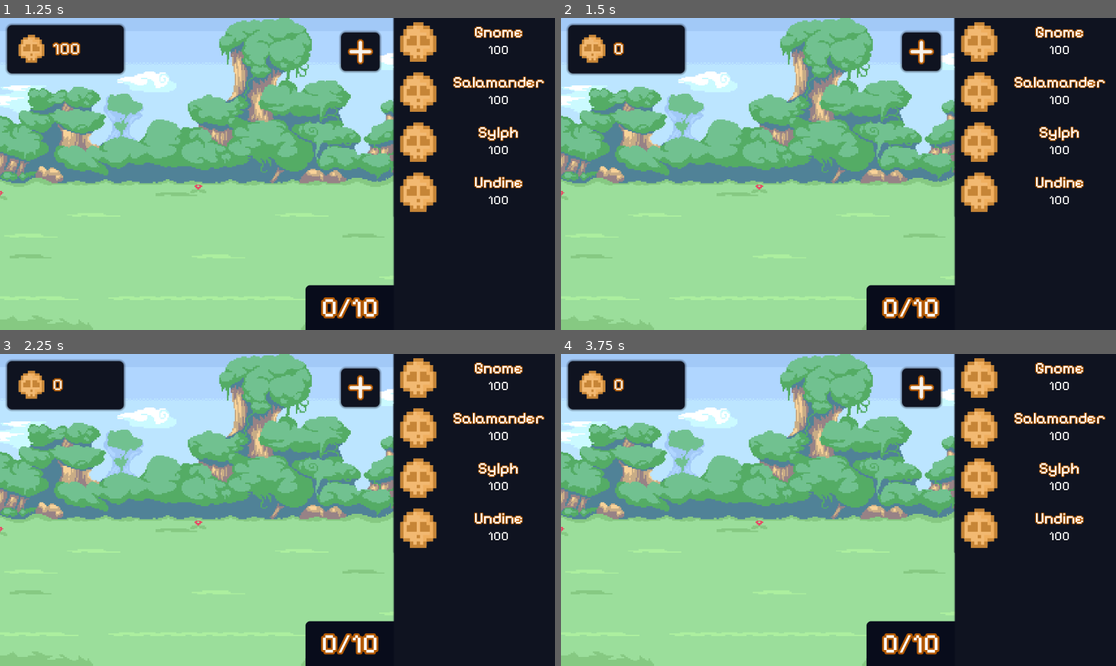
Above: before the commit, frames 1-4 (two rows, left to right).
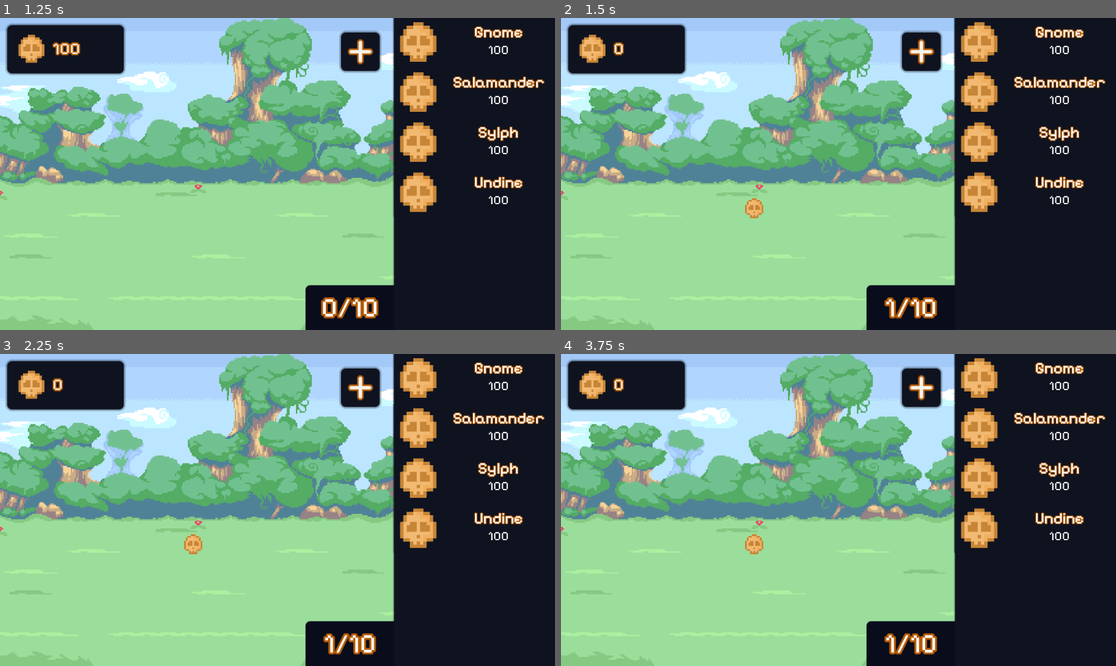
Above: after the commit, the same moments.

Repository: verstraate/monster-daycare
Game: Godot game, scene res://_Scenes/MainMenu/main_menu.tscn
The game is run twice, just before and just after one commit, with the same random seed, the same clock (stepped at 60 frames per second) and the same inputs.
Inputs (mouse positions are in pixels of both pictures, inside the frame that each line leads up to):
- Up to frame 1 (1.25 s): click (277, 174) at 0.5 s
- Up to frame 2 (1.5 s): click "Gnome" at 1.25 s
- Up to frame 3 (2.25 s): click "Salamander" at 2 s
- Up to frame 4 (3.75 s): click "Sylph" at 2.75 s; click "Undine" at 3.5 s

Frame 1 is identical in both runs. In frame 2, 0.7% of the frame differs, in the area x 33-69%, y 57-97%; in frame 3, 0.7%; in frame 4, 0.7%.

Commit message:
feat: Placed monster in enclosure on purchase

Diff:
--- a/_Scenes/Enclosure/enclosure.gd
+++ b/_Scenes/Enclosure/enclosure.gd
@@ -21,8 +21,11 @@
 	_background.texture = active_enclosure.background_sprite
 	_update_capacity()
 
+func at_max_capacity() -> bool:
+	return monsters.size() == active_enclosure.max_capacity
+
 func try_add_monster(new_monster: Monster) -> bool:
-	if monsters.size() == active_enclosure.max_capacity:
+	if at_max_capacity():
 		return false
 
 	_monster_parent.add_child(new_monster)
--- a/_Scenes/MoneyManager/money_manager.gd
+++ b/_Scenes/MoneyManager/money_manager.gd
@@ -28,8 +28,10 @@
 func can_afford(money_to_check: IdleNumber) -> bool:
 	return _money.compare(money_to_check)
 
-func try_purchase(price: String) -> void:
+func try_purchase(price: String) -> bool:
 	if not can_afford(IdleNumber.new(price)):
-		return
+		return false
 
 	adjust_money("-%s" % price)
+
+	return true
--- a/_Scenes/ShopItem/shop_item.gd
+++ b/_Scenes/ShopItem/shop_item.gd
@@ -2,6 +2,8 @@
 extends Button
 
 var _money_manager: MoneyManager
+var _enclosure_manager: EnclosureManager
+const MONSTER = preload("res://_Scenes/Monster/monster.tscn")
 
 var _icon: TextureRect
 var _display_name: Label
@@ -14,6 +16,7 @@
 func setup_item(new_monster: BaseMonster) -> void:
 	if !_is_setup:
 		_money_manager = get_tree().get_first_node_in_group("Money") as MoneyManager
+		_enclosure_manager = get_tree().get_first_node_in_group("Enclosures") as EnclosureManager
 
 		_icon = $Icon
 		_display_name = $DisplayName
@@ -35,4 +38,13 @@
 	_price_label.text = price.display_value(2)
 
 func _on_pressed() -> void:
-	_money_manager.try_purchase(monster.price)
+	var active_enclosure: Enclosure = _enclosure_manager.enclosures[_enclosure_manager.selected_enclosure]
+	if active_enclosure.at_max_capacity():
+		return
+
+	if not _money_manager.try_purchase(monster.price):
+		return
+
+	var new_monster: Monster = MONSTER.instantiate()
+	active_enclosure.try_add_monster(new_monster)
+	new_monster.setup_monster(monster)
